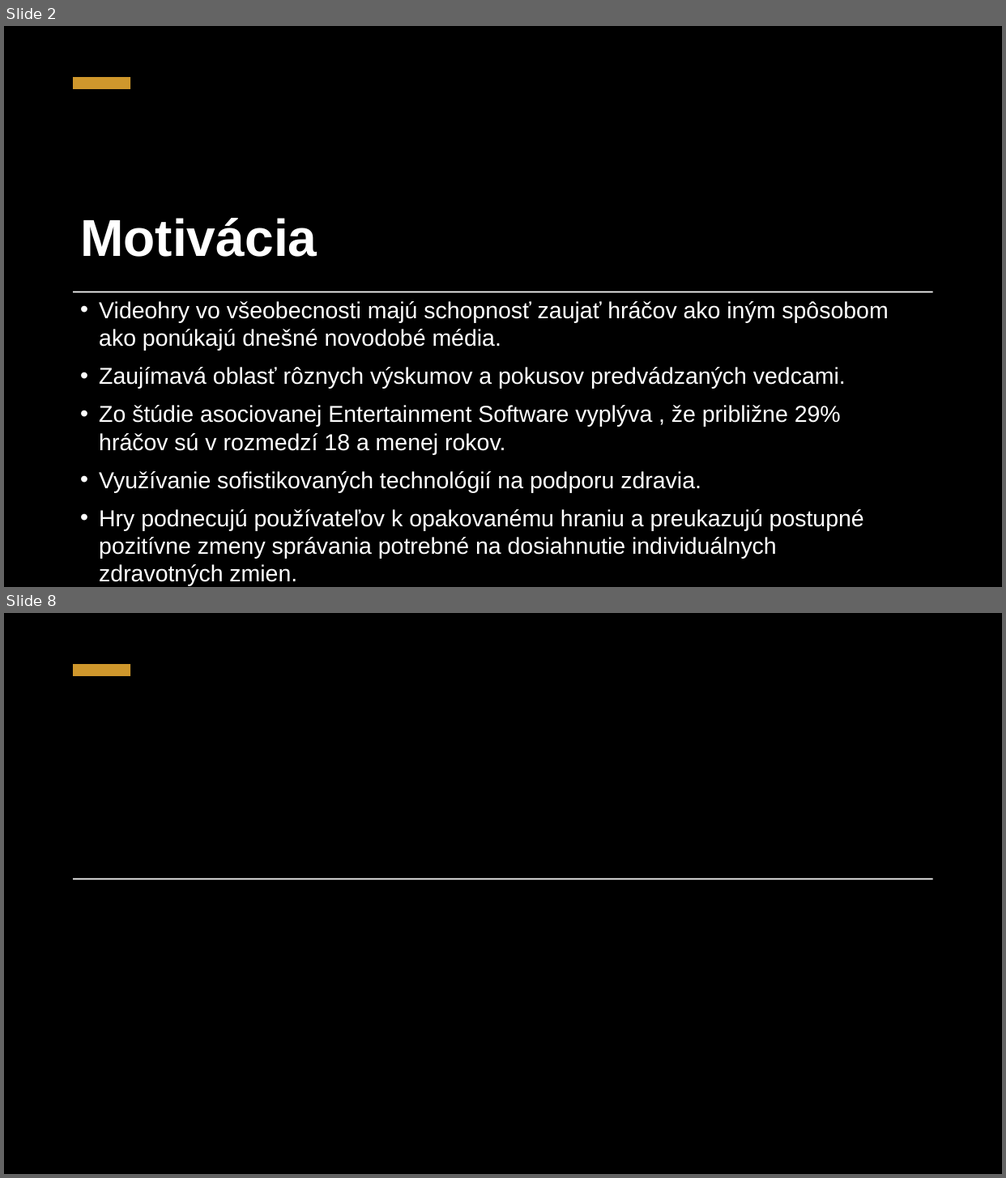
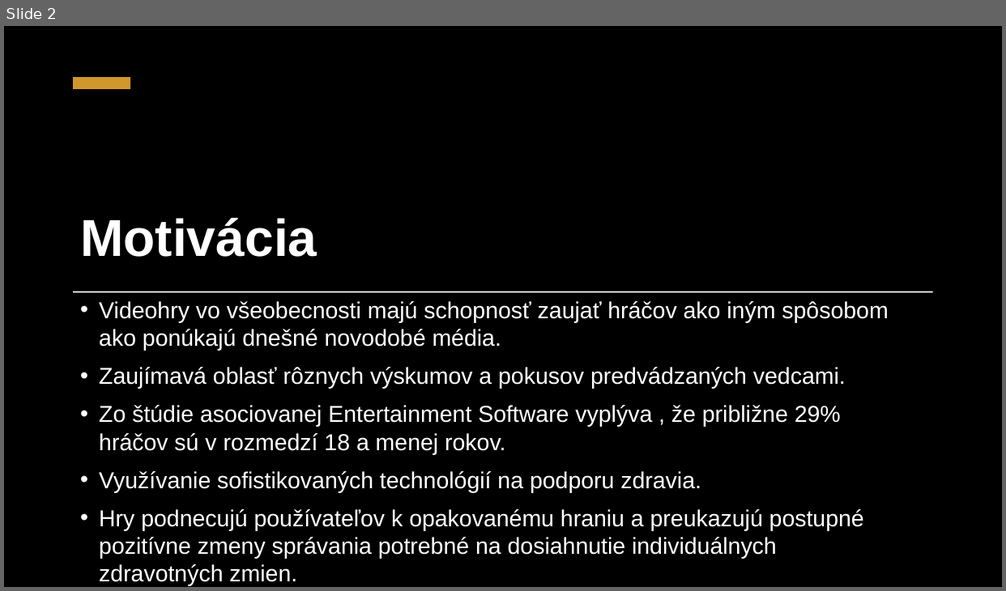
Before and after one commit to K1ko/MIP_Clanok, a slide deck: MIP_Článok_Prezentácia.pptx. Shown one above the other, each under a label of ours: slides 2 and 8 before the commit, slide 2 after it; the slides between them are not shown. The pictures are 1006x1178 and 1006x591 pixels, drawn with LibreOffice and Linux fonts; fonts in the diff are those of the drawing; background and template pictures are left out. Boxes give left, top, right and bottom in pixels: in the first picture for what was removed or moved away, otherwise in the second. Text is boxed around its words. In the diff, an @@ line names an element or a change of style, - is before the commit and + after.

```diff
--- a/MIP_Článok_Prezentácia.pptx
+++ b/MIP_Článok_Prezentácia.pptx
@@ slide 8 removed at (4,613,1002,1174), background picture (left out); not listed: 2 template elements that a slide beside it also shows @@
@@ rectangle removed at (4,613,1002,1174) @@
@@ rectangle removed at (73,664,131,676) @@
@@ rectangle removed at (73,878,933,879) @@
```
Also in this commit, not shown: 1 slide changed, 6 slides added, 5 other slides removed, 1 other file.
